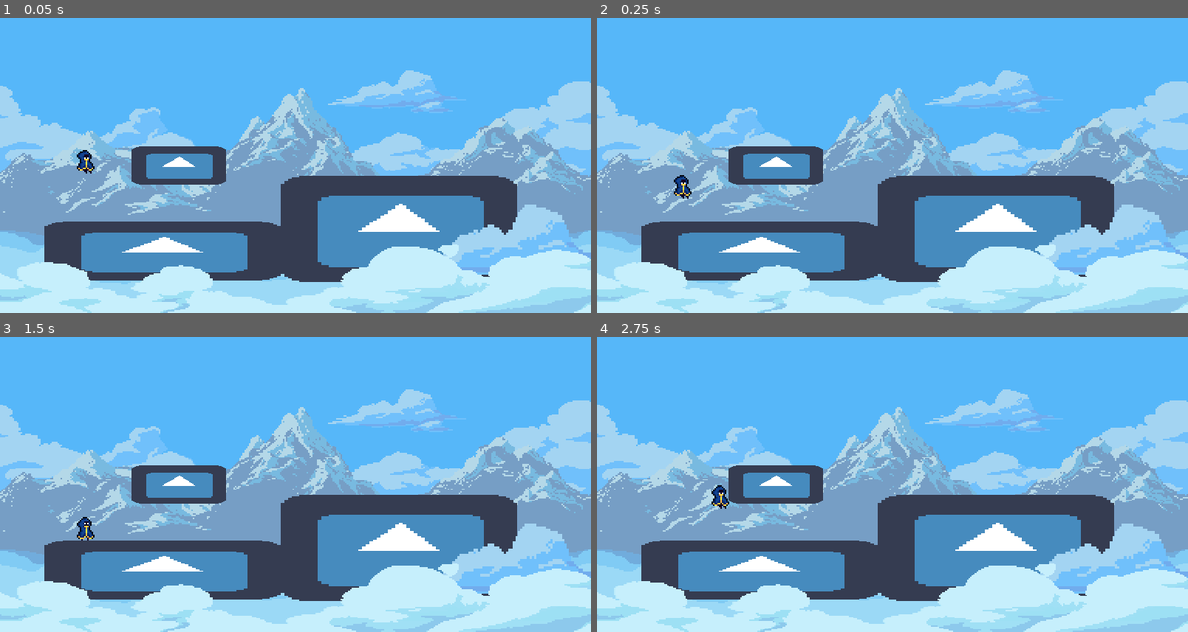
Above: before the commit, frames 1-4 (two rows, left to right).
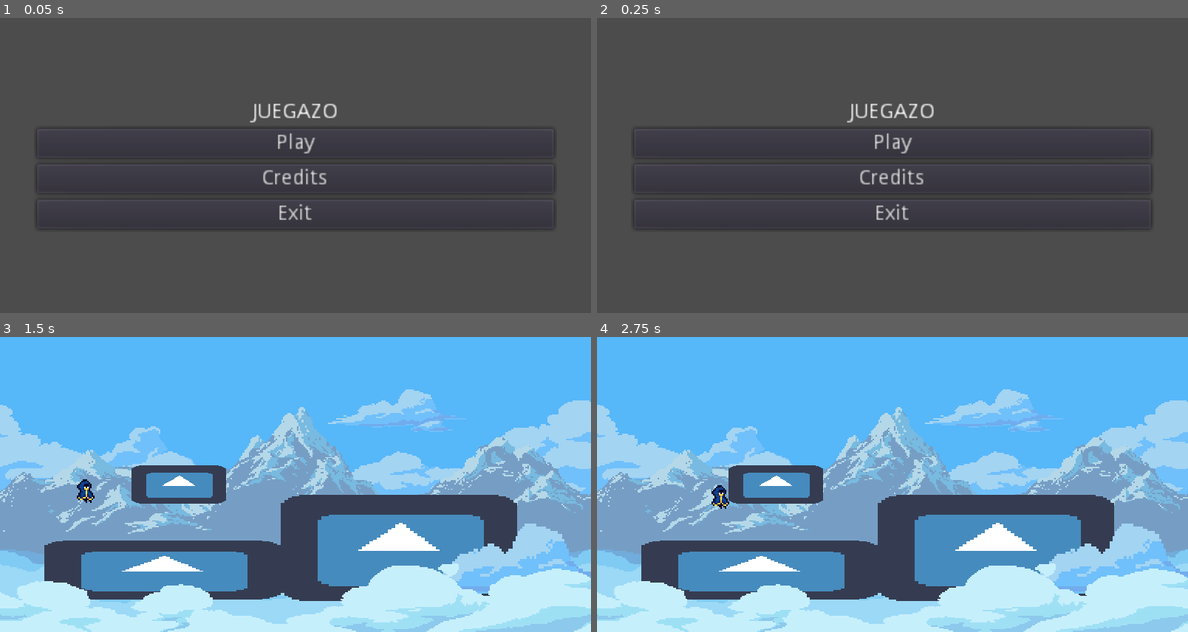
Above: after the commit, the same moments.

Repository: Vicentendistes/Juego-jueg-n-juegazo
Game: Godot game, scene res://ui/mein_menu.tscn
Same seed, same stepped clock (60 frames per second), same inputs: the game is played once before the commit and once after it. Before the commit the project starts from res://scenes/Main.tscn. The engine's default icon, where the game draws it, is replaced by a stand-in: a white triangle on a blue panel in a dark square.
Inputs (mouse positions are in pixels of both pictures, inside the frame that each line leads up to):
- Up to frame 1 (0.05 s): no input
- Up to frame 2 (0.25 s): no input
- Up to frame 3 (1.5 s): click (295, 499) at 0.5 s, where only the run after the commit has a clickable "Credits"; click (295, 460) at 1.25 s, where only the run after the commit has a clickable "Play"
- Up to frame 4 (2.75 s): hold D (move_right) from 2.03 s (still down); tap Space (jump) at 2.27 s

The runs differ from the first frame. In frame 1, 91% of the frame differs, in the area x 0-100%, y 0-100%; in frame 2, 91%; in frame 3, 0.3%; in frame 4, nothing differs.

Commit message:
ui completado tutorial

Diff:
--- a/project.godot
+++ b/project.godot
@@ -11,7 +11,7 @@
 [application]
 
 config/name="Juego juegón juegazo"
-run/main_scene="res://scenes/Main.tscn"
+run/main_scene="res://ui/mein_menu.tscn"
 config/icon="res://assets/icon.png"
 
 [display]
--- a/scenes/charlie.gd
+++ b/scenes/charlie.gd
@@ -34,7 +34,7 @@
 		velocity.y = -JUMP_SPEED
 
 	if Input.is_action_just_pressed("quit"):
-		get_tree().quit()
+		get_tree().change_scene("res://ui/mein_menu.tscn")
 
 	# Animations
 	if Input.is_action_pressed("move_right") and not Input.is_action_pressed("move_left"):
--- /dev/null
+++ b/ui/mein_menu.gd
@@ -0,0 +1,19 @@
+extends MarginContainer
+
+onready var play = $VBoxContainer/Play
+onready var credits = $VBoxContainer/Credits
+onready var exit = $VBoxContainer/Exit
+
+func _ready():
+	play.connect("pressed", self, "_on_play_pressed")
+	credits.connect("pressed", self, "_on_credits_pressed")
+	exit.connect("pressed", self, "_on_exit_pressed")
+
+func _on_play_pressed():
+	get_tree().change_scene("res://scenes/Main.tscn")
+
+func _on_credits_pressed():
+	print("creditos varios")
+
+func _on_exit_pressed():
+	get_tree().quit()
--- a/ui/mein_menu.tscn
+++ b/ui/mein_menu.tscn
@@ -1,11 +1,13 @@
-[gd_scene load_steps=2 format=2]
+[gd_scene load_steps=3 format=2]
 
 [ext_resource path="res://resources/theme.tres" type="Theme" id=1]
+[ext_resource path="res://ui/mein_menu.gd" type="Script" id=2]
 
 [node name="MainMenu" type="MarginContainer"]
 anchor_right = 1.0
 anchor_bottom = 1.0
 theme = ExtResource( 1 )
+script = ExtResource( 2 )
 
 [node name="TextureRect" type="TextureRect" parent="."]
 margin_left = 25.0
@@ -26,19 +28,19 @@
 text = "JUEGAZO"
 align = 1
 
-[node name="Button" type="Button" parent="VBoxContainer"]
+[node name="Play" type="Button" parent="VBoxContainer"]
 margin_top = 18.0
 margin_right = 350.0
 margin_bottom = 38.0
 text = "Play"
 
-[node name="Button2" type="Button" parent="VBoxContainer"]
+[node name="Credits" type="Button" parent="VBoxContainer"]
 margin_top = 42.0
 margin_right = 350.0
 margin_bottom = 62.0
 text = "Credits"
 
-[node name="Button3" type="Button" parent="VBoxContainer"]
+[node name="Exit" type="Button" parent="VBoxContainer"]
 margin_top = 66.0
 margin_right = 350.0
 margin_bottom = 86.0
